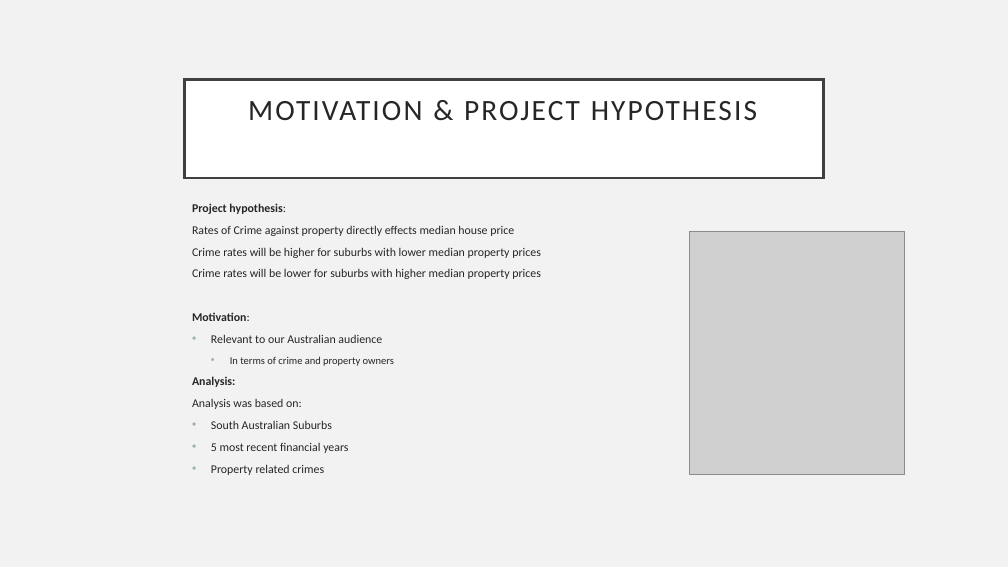
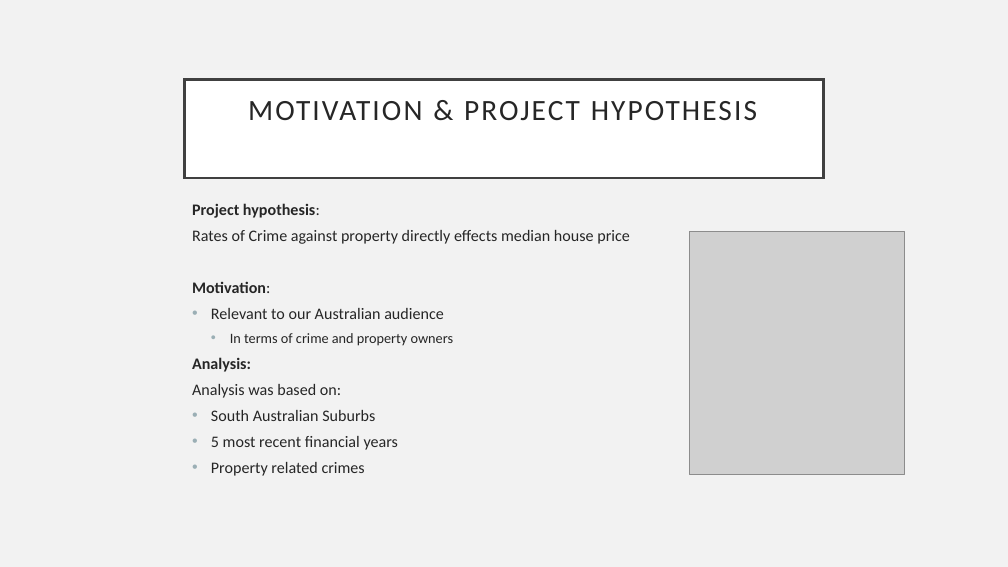
Before and after one commit to Sprettle/Chevrolet-Chilis, a slide deck: slide 2 of Project 1 Presentation.pptx. Drawn at 1008x567 pixels with LibreOffice and Linux fonts; fonts in the diff are those of the drawing; grey boxes stand for pictures. Boxes give left, top, right and bottom in pixels: in the first picture for what was removed or moved away, otherwise in the second. Text is boxed around its words. In the diff, an @@ line names an element or a change of style, - is before the commit and + after.

```diff
--- a/Project 1 Presentation.pptx
+++ b/Project 1 Presentation.pptx
@@ text "Project hypothesis:" at [192,203,630,476]: size 11.2 to 15.3 pt in "Project hypothesis:", "Rates of Crime against property directly effects ...", "Motivation:", "Relevant to our Australian audience" and 5 more places; size 10 to 13.6 pt in "In terms of crime and property owners" @@
@@ text at [192,247,541,279]: paragraphs removed @@
-Crime rates will be higher for suburbs with lower median property prices
-Crime rates will be lower for suburbs with higher median property prices
```
Also in this commit, not shown: 2 other slides changed.
